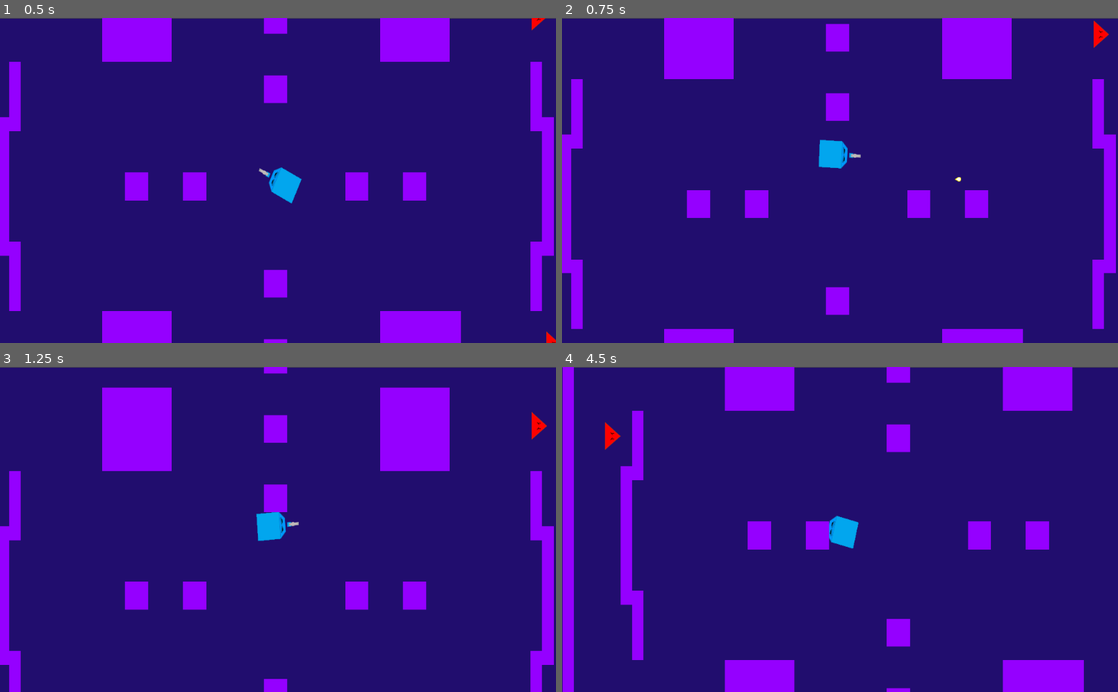
Above: before the commit, frames 1-4 (two rows, left to right).
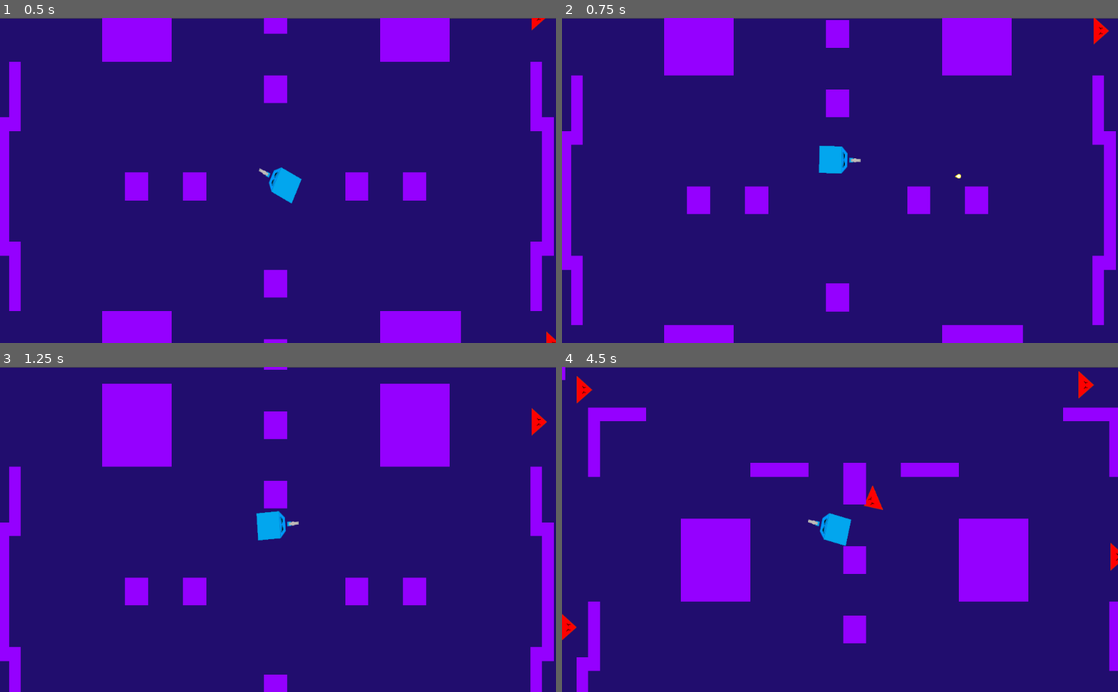
Above: after the commit, the same moments.

Repository: chaco470/CubeCrawler
Game: Godot game, scene res://Assets/Scenes/World.tscn
Same seed, same stepped clock (60 frames per second), same inputs: the game is played once before the commit and once after it.
Inputs (mouse positions are in pixels of both pictures, inside the frame that each line leads up to):
- Up to frame 1 (0.5 s): no input
- Up to frame 2 (0.75 s): tap Enter at 0.5 s; move the mouse to (962, 164) at 0.52 s; hold Up (_up) from 0.53 s (still down); click (962, 164) at 0.6 s
- Up to frame 3 (1.25 s): keep holding Up (_up)
- Up to frame 4 (4.5 s): move the mouse to (728, 545) at 1.27 s; release Up (_up) at 1.28 s; hold Down (_down) 1.28-2.03 s; tap Right (_rigth) at 1.35, 2.85, 4.35 s; move the mouse to (895, 458) at 2.02 s; hold Up (_up) 2.03-3.53 s; click (895, 458) at 2.1 s; move the mouse to (812, 594) at 2.77 s; move the mouse to (1006, 578) at 3.52 s; hold Left (_left) from 3.53 s (still down); click (1006, 578) at 3.6 s; move the mouse to (673, 480) at 4.27 s

Frame 1 is identical in both runs. In frame 2, 2.1% of the frame differs, in the area x 0-100%, y 0-96%; in frame 3, 1.9%; in frame 4, 23%, in the area x 0-100%, y 0-100%.

Commit message:
vida y animacion de daño implementada

Diff:
--- a/Assets/Scenes/Enemy_Melee.tscn
+++ b/Assets/Scenes/Enemy_Melee.tscn
@@ -1,12 +1,15 @@
-[gd_scene load_steps=5 format=2]
+[gd_scene load_steps=6 format=2]
 
 [ext_resource path="res://Assets/Images/Triangulo-Rojo-03.png" type="Texture" id=1]
 [ext_resource path="res://Assets/Scripts/Enemy_Melee.gd" type="Script" id=2]
 
-[sub_resource type="CircleShape2D" id=3]
-radius = 23.9044
+[sub_resource type="CircleShape2D" id=1]
+radius = 17.9333
 
 [sub_resource type="CircleShape2D" id=2]
+radius = 19.0
+
+[sub_resource type="CircleShape2D" id=3]
 radius = 135.651
 
 [node name="Enemy_Melee" type="KinematicBody2D" groups=[
@@ -19,16 +22,24 @@
 texture = ExtResource( 1 )
 
 [node name="CollisionShape2D2" type="CollisionShape2D" parent="."]
-position = Vector2( -5.89922, -3.8147e-06 )
-shape = SubResource( 3 )
+position = Vector2( -5.42675, -3.8147e-06 )
+shape = SubResource( 1 )
+
+[node name="HitPlayer" type="Area2D" parent="."]
+
+[node name="HitCollider" type="CollisionShape2D" parent="HitPlayer"]
+position = Vector2( -5.35466, 0 )
+shape = SubResource( 2 )
 
 [node name="Area2D" type="Area2D" parent="."]
 scale = Vector2( -6.51362, -3.1767 )
 
 [node name="CollisionShape2D" type="CollisionShape2D" parent="Area2D"]
+visible = false
 position = Vector2( 0.0793187, 0.250963 )
 scale = Vector2( 0.692904, 0.943417 )
-shape = SubResource( 2 )
+shape = SubResource( 3 )
 
+[connection signal="body_entered" from="HitPlayer" to="." method="_on_HitPlayer_body_entered"]
 [connection signal="body_entered" from="Area2D" to="." method="_on_Area2D_body_entered"]
 [connection signal="body_exited" from="Area2D" to="." method="_on_Area2D_body_exited"]
--- a/Assets/Scenes/Player.tscn
+++ b/Assets/Scenes/Player.tscn
@@ -9,10 +9,42 @@
 [ext_resource path="res://Assets/Scripts/PlayerState/Idle.gd" type="Script" id=7]
 
 [sub_resource type="CircleShape2D" id=1]
-radius = 31.077
+radius = 39.181
 
 [sub_resource type="RectangleShape2D" id=2]
-extents = Vector2( 36.2987, 30.1669 )
+extents = Vector2( 34.068, 30.8003 )
+
+[sub_resource type="Animation" id=3]
+resource_name = "hurt_animation"
+length = 0.2
+loop = true
+tracks/0/type = "value"
+tracks/0/path = NodePath("Sprite:visible")
+tracks/0/interp = 1
+tracks/0/loop_wrap = true
+tracks/0/imported = false
+tracks/0/enabled = true
+tracks/0/keys = {
+"times": PoolRealArray( 0, 0.1, 0.2 ),
+"transitions": PoolRealArray( 1, 1, 1 ),
+"update": 1,
+"values": [ true, false, true ]
+}
+
+[sub_resource type="Animation" id=4]
+resource_name = "rest_animation"
+tracks/0/type = "value"
+tracks/0/path = NodePath("Sprite:visible")
+tracks/0/interp = 1
+tracks/0/loop_wrap = true
+tracks/0/imported = false
+tracks/0/enabled = true
+tracks/0/keys = {
+"times": PoolRealArray(  ),
+"transitions": PoolRealArray(  ),
+"update": 1,
+"values": [  ]
+}
 
 [node name="Player" type="KinematicBody2D" groups=[
 "player",
@@ -34,7 +66,7 @@
 texture = ExtResource( 2 )
 
 [node name="CollisionShape2D" type="CollisionShape2D" parent="."]
-position = Vector2( -13.2975, -0.374577 )
+position = Vector2( -20.0475, -0.624577 )
 shape = SubResource( 1 )
 
 [node name="Area2D" type="Area2D" parent="."]
@@ -59,4 +91,12 @@
 shadow_enabled = true
 shadow_color = Color( 0.968627, 0.298039, 0.298039, 0 )
 
-[connection signal="body_entered" from="Area2D" to="." method="_on_Area2D_body_entered"]
+[node name="InvulnerabilityTimer" type="Timer" parent="."]
+wait_time = 0.5
+one_shot = true
+
+[node name="AnimationPlayer" type="AnimationPlayer" parent="."]
+anims/hurt_animation = SubResource( 3 )
+anims/rest_animation = SubResource( 4 )
+
+[connection signal="timeout" from="InvulnerabilityTimer" to="." method="_on_InvulnerabilityTimer_timeout"]
--- a/Assets/Scripts/Enemy_Melee.gd
+++ b/Assets/Scripts/Enemy_Melee.gd
@@ -1,6 +1,7 @@
 extends KinematicBody2D
 
 var target
+export (int) var dmg = 1
 
 var motion = Vector2()
 
@@ -33,3 +34,9 @@
 
 func _on_Area2D_body_exited(body):
 	target = null
+
+
+
+func _on_HitPlayer_body_entered(body):
+	if body.has_method("notify_hit"):
+		body.notify_hit(-dmg)
--- a/Assets/Scripts/Player.gd
+++ b/Assets/Scripts/Player.gd
@@ -1,14 +1,22 @@
 extends KinematicBody2D
 
+signal hit()
+signal health_update()
+
 export (float) var speed = 500
-var max_speed = 500
 export (PackedScene) var bullet:PackedScene
-onready var bullet_spawn = $BulletSpawn
 export (int) var max_health = 20
+
+var max_speed = 400
 var acceleration = 1000
 var motion = Vector2.ZERO
+var axis = Vector2.ZERO
+
 onready var state_machine = $StateMachine
-var axis = Vector2.ZERO
+onready var bullet_spawn = $BulletSpawn
+onready var invulnerability_timer = $InvulnerabilityTimer
+onready var player_animation = $AnimationPlayer
+
 func _ready():
 	state_machine.set_parent(self)
 	PlayerData.call_deferred("set_max_health", max_health)
@@ -60,14 +68,15 @@
 func kill():
 	get_tree().reload_current_scene()
 
+func notify_hit(amount):
+	if invulnerability_timer.is_stopped():
+		state_machine.notify_hit(amount)
+		invulnerability_timer.start()
+		player_animation.queue("hurt_animation")
 
 
 
 
 
-
-
-
-func _on_Area2D_body_entered(body):
-	if "Enemy" in body.name:
-		kill()
+func _on_InvulnerabilityTimer_timeout():
+	player_animation.play("rest_animation")
Not shown: 1 places in Assets/Scenes/Player.tscn that only renumber resources
